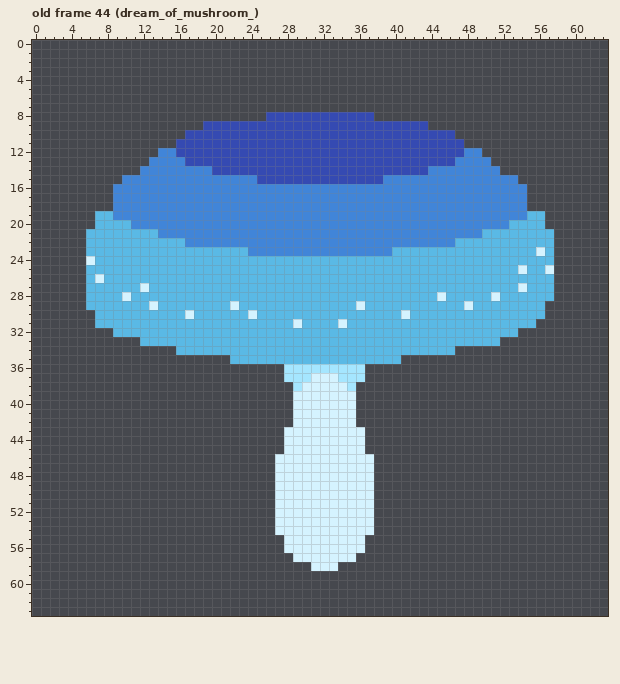
A pixel-art file gets an edit: public/assets/images/atlas.aseprite. The picture above is the old version.
64x64 pixels, 47 frames. Shown: old frame 44 (dream_of_mushroom_). The commit also changed other frames, which this record leaves out.
Once edited:
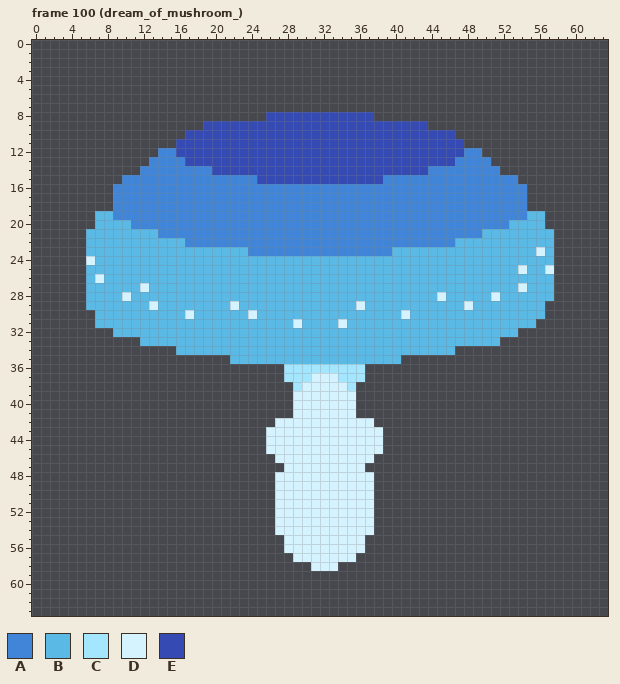
Palette (. is transparent): A #4185d8  B #5ab9e5  C #a5e6ff  D #d5f3ff  E #354ab2
Changes in this commit:
frames 47 -> 144
Frame 100 (dream_of_mushroom_) against old frame 44 (dream_of_mushroom_), layer "Layer 3":
y 42: x 27..28 .. -> DD; x 36..37 .. -> DD
y 43..45: x 26..27 .. -> DD; x 37..38 .. -> DD
y 47: x 27 D -> .; x 37 D -> .
Changed places in both pictures, as pixel boxes (x1, y1, x2, y2):
changed: (266, 418, 293, 472)
changed: (356, 418, 383, 472)
